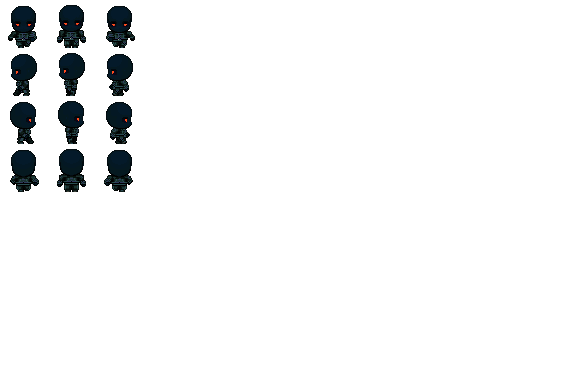
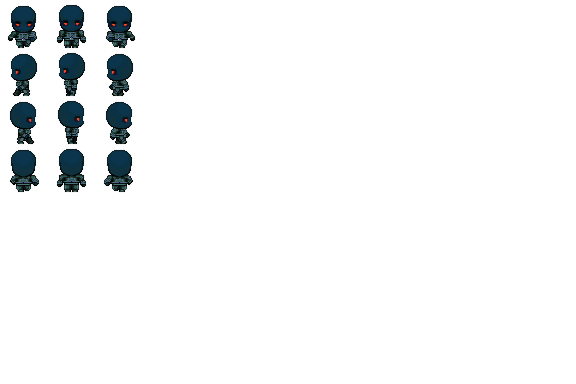
Layer changes from the first (576, 384) image to the second:
renamed "Layer 2" to "Layer 1 copy", painted on it over (7, 4, 136, 193)
"Layer 1": opacity 100% → 75%, painted on it over (8, 5, 135, 192)
